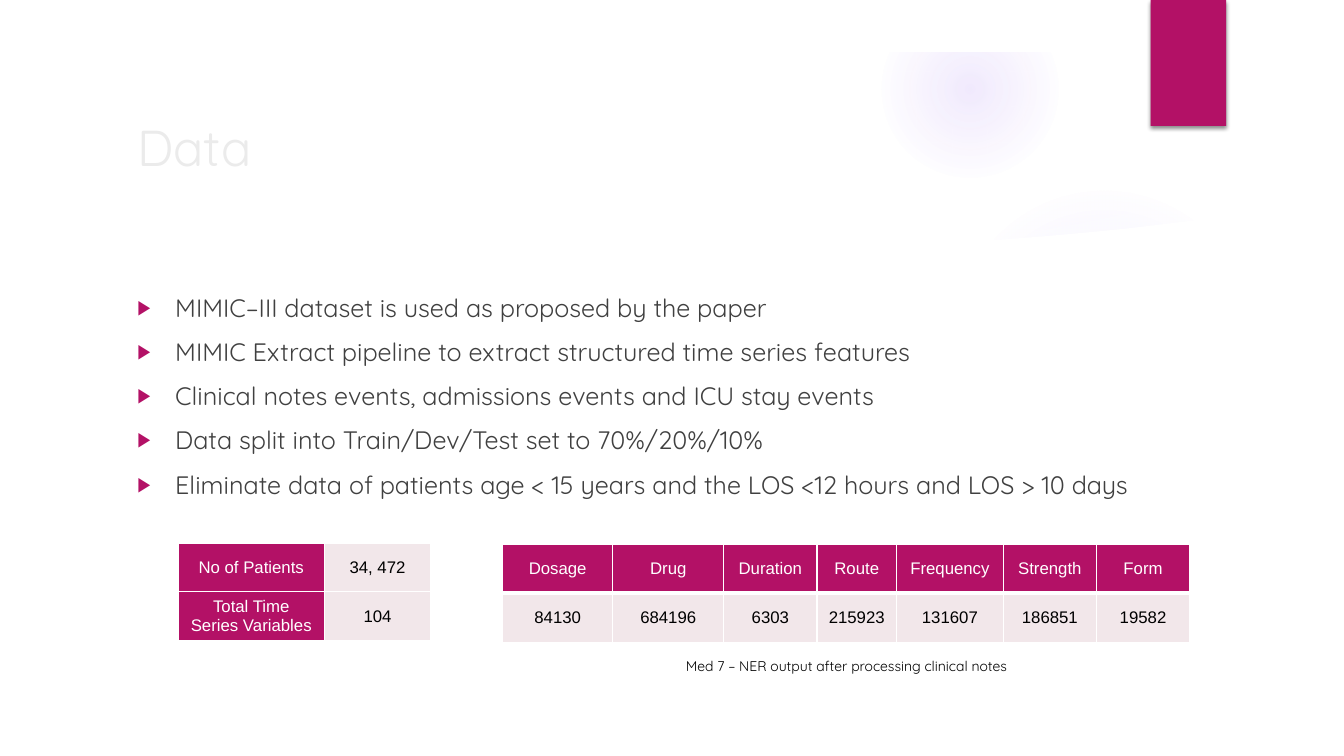
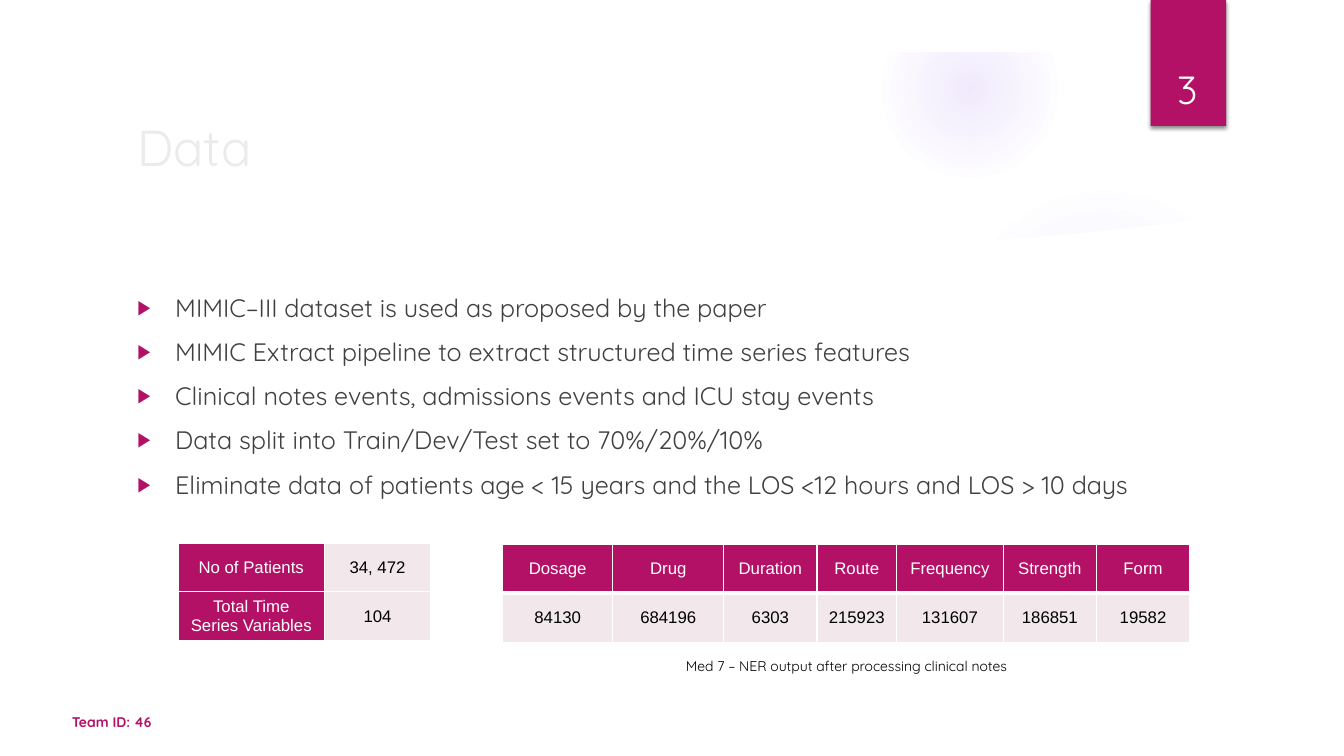
Before and after one commit to s-gopikrishnan/cs-598-dlh-final-project, a slide deck: slide 3 of report/project_presentation.pptx. Drawn at 1344x756 pixels with LibreOffice and Linux fonts; fonts in the diff are those of the drawing; background and template pictures are left out. Boxes give left, top, right and bottom in pixels: in the first picture for what was removed or moved away, otherwise in the second. Text is boxed around its words. In the diff, an @@ line names an element or a change of style, - is before the commit and + after.

```diff
--- a/report/project_presentation.pptx
+++ b/report/project_presentation.pptx
@@ page number added at (1177,76,1197,105), 28 pt, text #FFFFFF @@
+3
@@ text added at (72,717,152,727), 10 pt, text #B31166, bold @@
+Team ID: 46
```
Also in this commit, not shown: 7 other slides changed, 1 other file.
